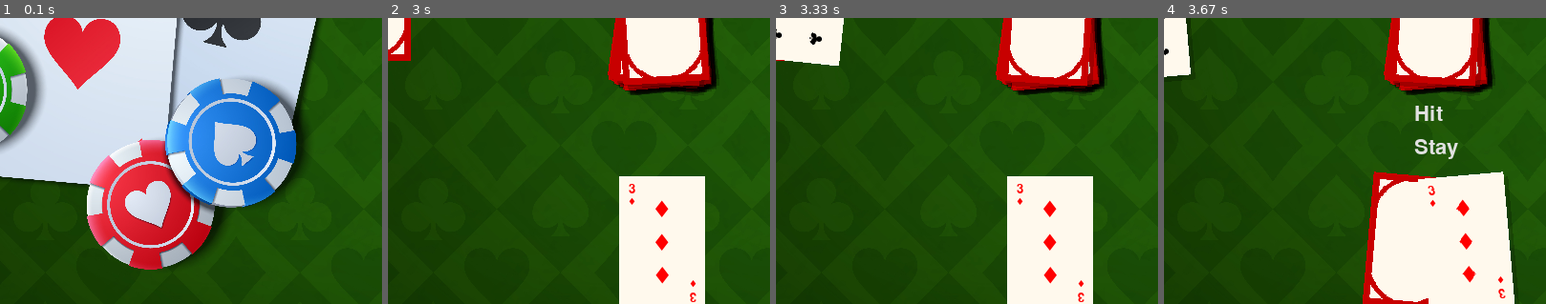
Above: before the commit, frames 1-4 (left to right).
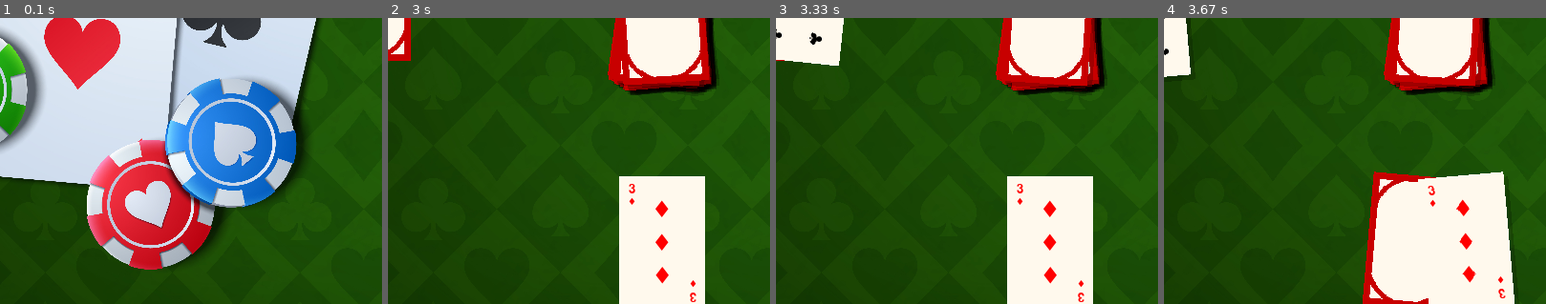
Above: after the commit, the same moments.

Repository: Julien-Audigier/Pygames
Game: pygame game, started from Blackjack/Blackjack.py
Two runs of this game, one before a commit and one after it. Both use one fixed random seed, a clock stepped at 60 frames per second and the inputs below.
Inputs (mouse positions are % of the whole screen's width and height, from its top left):
- Up to frame 1 (0.1 s): no input
- Up to frame 2 (3 s): press the mouse at (72, 39) at 0.37 s; move the mouse to (59, 31) at 0.47 s; release the mouse at (46, 23) at 0.6 s; tap Enter at 0.67 s
- Up to frame 3 (3.33 s): press the mouse at (72, 39) at 3.03 s; move the mouse to (57, 61) at 3.13 s; release the mouse at (43, 82) at 3.27 s
- Up to frame 4 (3.67 s): press the mouse at (72, 39) at 3.37 s; move the mouse to (49, 45) at 3.47 s; release the mouse at (26, 51) at 3.6 s
The pictures show only the part of the screen within x 14-64%, y 50-100%; the shares and areas given below are measured in that part.

Frames 1-3 are identical in both runs. In frame 4, 0.6% of the frame differs, in the area x 65-77%, y 30-50%.

Commit message:
Hello SNAKE

Diff:
--- a/Blackjack/Blackjack.py
+++ b/Blackjack/Blackjack.py
@@ -420,16 +420,26 @@
         self.surface = suit.draw(name, 0, 0, self.font_size, card_color=card_color, rotation=rotation)
         self.side = side
 
-    def draw(self, x = None, y = None, rotation=0, shadow=False, shadow_alpha=128, shadow_offset=(5, 5), hover:bool=False, hover_offset:float=6, front_hover:bool=False):
-        surface = self.surface[0]
-        self.x = x if x is not None else self.surface[1].centerx
-        self.y = y if y is not None else self.surface[1].centery
+    def draw(self, x = None, y = None, rotation=0, side=None, shadow=False, shadow_alpha=128, shadow_offset=(5, 5), hover:bool=False, hover_offset:float=6, front_hover:bool=False):
+        if side is None or side not in ["front", "back"]:
+            side = self.side
+
+        if side == "back":
+            name = None
+        else:
+            name = self.name
+
+        self.x = x if x is not None else self.x
+        self.y = y if y is not None else self.y
+
+        # Render the appropriate side each time we draw.
+        surface, rect = self.suit.draw(name, self.x, self.y, self.font_size, card_color=self.card_color, rotation=self.rotation)
         if rotation != 0:
             surface = pg.transform.rotate(surface, rotation)
 
-        card_rect = surface.get_rect(center=(x, y) if (x is not None and y is not None) else self.surface[1].center)
-
-        if (hover and not front_hover) or (hover and front_hover and self.side == "front"):
+        card_rect = surface.get_rect(center=(self.x, self.y))
+
+        if (hover and not front_hover) or (hover and front_hover and side == "front"):
             mouse_pos = pg.mouse.get_pos()
             if card_rect.collidepoint(mouse_pos):
                 w, h = surface.get_size()
@@ -620,6 +630,7 @@
 selected_card = None  # For moving clicked card to bottom right
 last_card = None  # To track the last card drawn for animation
 selected_card_size = 90
+hit_card = None
 #Settings
 settingsBackground = IMAGE("Blackjack/GreenBackground2.jpg", 0, 0, 800, 800)
 numDecks = 1
@@ -812,13 +823,23 @@
                             i.resize(20) #Just for insurance
                             decks[index].draw()
                     case "turns":
-                        if stayButton.is_clicked() and decks_turning <= 0:
+                        #Buttons
+                        if stayButton.is_clicked() and decks_turning <= 0 and deck_index > numAi:
                             deck_index+=1
                             decks_turning = 360/totalPlayers
+
+                        if hitButton.is_released() and decks_turning <= 0 and deck_index > numAi: #Player chooses to hit
+                                hit_card = gameDeck.pick_card()
+                                hit_card.side = "front"
+                                gameDeck.cards[-1] = "~"
+                                gameDeck.cards.remove("~")
+                                decks[deck_index].add_card(hit_card)
+
+                        #End Game
                         if deck_index+1 > len(decks): #Everyone played
                             play_mode = None #End Game
 
-                    # Apply rotation to all decks if turning is active
+                        # Apply rotation to all decks if turning is active
                         if decks_turning > 0:
                             selected_card = None  # Deselect any selected card during rotation
                             turned += 5 * deck_speed
@@ -841,7 +862,6 @@
                                 i.pos(xy[0],xy[1])
                             turned = 0
 
-
                         # Draw
                         gameDeck.draw(shadow=True, shadow_alpha=50)  # Draw the main deck in the center
                         for index, i in enumerate(decks): #Decks
@@ -849,9 +869,13 @@
                             exclude = [selected_card] if selected_card and selected_card in i.cards else []
                             if decks_turning > 0:
                                 i.draw_as_hand(deckEllipse, shadow=True, shadow_alpha=50, exclude_cards=exclude)  # Draw each deck as a hand with its current angle and shadow
-                            i.draw_as_hand(deckEllipse,shadow=True, shadow_alpha=50, hover=True, hover_offset = 20, front_hover=True, exclude_cards=exclude)  # Draw each deck as a hand with its current angle
+                            elif index == deck_index:
+                                i.draw_as_hand(deckEllipse,shadow=True, shadow_alpha=50, hover=True, hover_offset = 20, exclude_cards=exclude)  # Draw current deck with hover effect
+                            else:
+                                i.draw_as_hand(deckEllipse,shadow=True, shadow_alpha=50, hover=True, hover_offset = 20, front_hover=True, exclude_cards=exclude)  # Draw each deck as a hand with its current angle
+
                         #Buttons
-                        if decks_turning <= 0: #Only show buttons when not turning
+                        if decks_turning <= 0 and deck_index > numAi: #Only show buttons when not turning
                             hitButton.draw()
                             stayButton.draw()
 
@@ -861,7 +885,8 @@
                                     for card in deck.cards:
                                         if selected_card and card == selected_card:
                                             selected_card.resize(selected_card_size)
-                                        if card.side == "front" and card.is_clicked(mouse_click_pos):
+                                        # Only allow selecting front-facing cards, or current player's cards that should be visible
+                                        if (card.side == "front" or decks[deck_index].cards.count(card) >= 1 ) and card.is_clicked(mouse_click_pos): #Allow clicking on front cards in current deck
                                             last_card = selected_card
                                             if selected_card == card:
                                                 selected_card = None  # Deselect if the same card is clicked again
@@ -871,11 +896,11 @@
                                 mouse_click_pos = None  # Reset after handling
 
                         # Draw selected card at bottom right if exists
-                        if selected_card:
+                        if selected_card:  # Ensure the selected card is face up
                             selected_card.set_pos(690, 700)  # Bottom right position
                             selected_card.rotate(-selected_card.rotation)  # Reset rotation
                             selected_card.resize(selected_card_size)
-                            selected_card.draw(shadow=True, shadow_alpha=50)  # Draw selected card without additional hover effect
+                            selected_card.draw(shadow=True, shadow_alpha=50, side="front")  # Draw selected card without additional hover effect
                     case _:
                         mode = "menu"
             case "settings":
--- /dev/null
+++ b/Rocanmbio.py
@@ -0,0 +1,40 @@
+import pygame
+import os
+import random
+os.environ['SDL_AUDIODRIVER'] = 'dummy'
+pygame.init()
+
+def askList(list, question):
+    for item in list:
+        print(f"{list.index(item)+1}. {item}")
+    return (list[int(input(question+"    "))-1])
+
+aiPlay = ""
+plays = ["Rock", "Paper", "Scissors"]
+
+while True:
+    if input("Play? (Y or N)") == "Y":
+        aiPlay = plays[random.randint(0,2)]
+        playerPlay = askList(plays,"Which one?")
+        match aiPlay:
+            case "Rock":
+                if playerPlay == "Paper":
+                    print("player wins")
+                elif playerPlay == "Scissors":
+                    print("Ai wins")
+                else:
+                    print("tie")
+            case "Paper":
+                    if playerPlay == "Paper":
+                        print("tie")
+                    elif playerPlay == "Scissors":
+                        print("player wins")
+                    else:
+                        print("ai wins")
+            case "Scissors":
+                if playerPlay == "Paper":
+                    print("player losses")
+                elif playerPlay == "Scissors":
+                    print("tie")
+                else:
+                    print("player wins")
--- /dev/null
+++ b/Snake.py
@@ -0,0 +1,240 @@
+import pygame
+import os
+import random
+import time
+os.environ['SDL_AUDIODRIVER'] = 'dummy'
+pygame.init()
+pygame.display.init()
+BOARD_WIDTH, BOARD_HEIGHT = 13, 9
+SCREEN_VAR = 25
+
+screen = pygame.display.set_mode((BOARD_WIDTH * SCREEN_VAR, BOARD_HEIGHT * SCREEN_VAR))
+
+class TEXT:
+    def __init__(self, text, x, y, font_size=30, color=(0, 0, 0), hover_color=None,mode="center"):
+        if hover_color is None:
+            hover_color = color
+        self.text = text
+        self.x = x
+        self.y = y
+        self.start_color = color
+        self.hover_color = hover_color
+        self.deffont_size = font_size
+        self.font_size = font_size
+        # Create font and cache rendered surfaces to avoid recreating each frame
+        self.font = pygame.font.SysFont(None, font_size)
+        self.text_surface_start = self.font.render(text, True, color)
+        self.text_surface_hover = self.font.render(text, True, hover_color)
+        self.mode = mode
+        match mode:
+            case "center":
+                self.text_rect = self.text_surface_start.get_rect(center=(x, y))
+            case "topleft":
+                self.text_rect = self.text_surface_start.get_rect(topleft=(x, y))
+        self._last_hover = False
+        # Tracks whether a mouse press began while the cursor was over this text
+        self._pressed_inside = False
+
+    def is_clicked(self):
+        return self.text_rect.collidepoint(pygame.mouse.get_pos()) and pygame.mouse.get_pressed()[0]
+
+    def draw(self):
+        pos = pygame.mouse.get_pos()
+        hover = self.text_rect.collidepoint(pos)
+        # Only change rendering when hover state changes
+        if hover:
+            surf = self.text_surface_hover
+        else:
+            surf = self.text_surface_start
+        # Respect alignment mode set at creation
+        if getattr(self, 'mode', 'center') == 'topleft':
+            text_rect = surf.get_rect(topleft=(self.x, self.y))
+        else:
+            text_rect = surf.get_rect(center=(self.x, self.y))
+        # update stored rect so click detection stays accurate
+        self.text_rect = text_rect
+        screen.blit(surf, text_rect)
+
+    def change_text(self, new_text):
+        self.text = new_text
+        self.text_surface_start = self.font.render(new_text, True, self.start_color)
+        self.text_surface_hover = self.font.render(new_text, True, self.hover_color)
+        # Update rect to match new text size
+        if getattr(self, 'mode', 'center') == 'topleft':
+            self.text_rect = self.text_surface_start.get_rect(topleft=(self.x, self.y))
+        else:
+            self.text_rect = self.text_surface_start.get_rect(center=(self.x, self.y))
+
+    def is_released(self):
+        pos = pygame.mouse.get_pos()
+        pressed = pygame.mouse.get_pressed()[0]
+        hover = self.text_rect.collidepoint(pos)
+        # If mouse pressed while hovering, remember that press started here
+        if pressed and hover:
+            self._pressed_inside = True
+            return False
+        # If mouse was pressed on this widget and is now released, count it as a release
+        if (not pressed) and self._pressed_inside:
+            # reset state and only return True if cursor is still over the widget
+            self._pressed_inside = False
+            return hover
+        # Otherwise, no release event for this widget
+        return False
+
+    def move(self, x, y):
+        self.x =x
+        self.y = y
+        match self.mode:
+            case "center":
+                self.text_rect = self.text_surface_start.get_rect(center=(self.x, self.y))
+            case "topleft":
+                self.text_rect = self.text_surface_start.get_rect(topleft=(self.x, self.y))
+
+def printBoard(board,snake,food):
+    # enumerate gives us the actual row index (y) and row data
+    for y, row in enumerate(board):
+        # enumerate gives us the actual column index (x) and cell data
+        for x, cell in enumerate(row):
+            # Convert 0-based index to your 1-based coordinate system
+            xy = [x + 1, y + 1]
+
+            if snake.count(xy) > 0:
+                print(" ■ ", end="")
+            elif food.count(xy) > 0:
+                print(" ● ", end="")
+            else:
+                # Added 'else' so empty blocks don't print next to items
+                print(f" {cell} ", end="")
+        print()
+
+def showBoard(board,snake,food):
+    screen.fill((255, 255, 255))  # Clear the screen with white background
+    for y, row in enumerate(board):
+        for x, cell in enumerate(row):
+            xy = [x + 1, y + 1]
+            if (x + y) % 2 == 0:
+                    pygame.draw.rect(screen, (170, 215, 81), (x * SCREEN_VAR, y * SCREEN_VAR, SCREEN_VAR, SCREEN_VAR))  # Draw empty cell
+            else:
+                    pygame.draw.rect(screen, (162, 209, 73), (x * SCREEN_VAR, y * SCREEN_VAR, SCREEN_VAR, SCREEN_VAR))  # Draw empty cell
+            if snake.count(xy) > 0:
+                # Gradient color between head_color and tail_color based on segment position
+                head_color = (66, 133, 244)
+                tail_color = (150, 200, 255)  # lighter tail color (can be adjusted)
+                # find the index of this segment in the snake list
+                try:
+                    idx = snake.index(xy)
+                except ValueError:
+                    idx = 0
+                seg_count = len(snake)
+                if seg_count > 1:
+                    # position from head: 0=head, seg_count-1=tail
+                    pos_from_head = (seg_count - 1) - idx
+                    t = pos_from_head / (seg_count - 1)
+                else:
+                    t = 0.0
+                # linear interpolation between head_color (t=0) and tail_color (t=1)
+                color = tuple(int(head_color[i] * (1 - t) + tail_color[i] * t) for i in range(3))
+                pygame.draw.rect(screen, color, (x * SCREEN_VAR, y * SCREEN_VAR, SCREEN_VAR, SCREEN_VAR))  # Draw snake segment
+            elif food.count(xy) > 0:
+                # Draw food as a circle centered in the cell
+                center = (x * SCREEN_VAR + SCREEN_VAR // 2, y * SCREEN_VAR + SCREEN_VAR // 2)
+                radius = SCREEN_VAR // 2 - 3
+                pygame.draw.circle(screen, (255, 0, 0), center, radius)
+    pygame.display.flip()  # Update the display
+
+def genBoard(length,height):
+    board = []
+    for i in range(0,height):
+        board.append([])
+    for row in board:
+        for i in range(0,length):
+            row.append("□")
+    return board
+
+#seqment = "■"
+#food = "●"
+
+#Buttons:
+StartButton = TEXT("Start", BOARD_WIDTH * SCREEN_VAR // 2, BOARD_HEIGHT * SCREEN_VAR // 2, font_size=50, color=(0, 0, 0), hover_color=(255, 0, 0))
+
+clock = pygame.Clock()
+tickrate = 60
+mode = "Menu"
+running = True
+movement = [0, 0]
+
+while running:
+    #Movement Detection
+    for event in pygame.event.get():
+        if event.type == pygame.QUIT:
+                running = False
+        if event.type == pygame.KEYDOWN:
+            if event.key == pygame.K_UP and movement != [0, 1]:
+                movement = [0, -1]
+            elif event.key == pygame.K_DOWN and movement != [0, -1]:
+                movement = [0, 1]
+            elif event.key == pygame.K_LEFT and movement != [1, 0]:
+                movement = [-1, 0]
+            elif event.key == pygame.K_RIGHT and movement != [-1, 0]:
+                movement = [1, 0]
+
+    match mode:
+        case "Menu":
+            screen.fill((255, 255, 255))  # Clear the screen with white background
+            StartButton.draw()
+            if StartButton.is_released():
+                mode = "SetVars"
+        case "SetVars":
+            board = genBoard(BOARD_WIDTH, BOARD_HEIGHT)
+            snake = [[8,5],[7,5],[6,5]]
+            food = []
+            for i in range(10): #Make Food
+                for i in range(1000):
+                    food.append([random.randint(1, BOARD_WIDTH), random.randint(1, BOARD_HEIGHT)])
+                    if food[-1] in snake or food[-1] in food[:-1]:
+                        food.pop()
+                    else:
+                        break
+            movement=[0,0]
+            firstMove = True
+            tickrate = 7
+            mode = "Game"
+        case "Game":
+            #Movement:
+            if movement != [0, 0]:
+                if firstMove and movement == [1, 0]:
+                    snake.reverse()
+                current_head = snake[-1]
+                new_head = [current_head[0] + movement[0], current_head[1] + movement[1]]
+                snake.append(new_head)
+                if new_head in food:
+                    food.remove(new_head)
+                    for i in range(100):
+                        food.append([random.randint(1, BOARD_WIDTH), random.randint(1, BOARD_HEIGHT)])
+                        if food[-1] in snake or food[-1] in food[:-1]:
+                            food.pop()
+                        else:
+                            break
+                elif new_head in snake[:-1] or new_head[0] < 1 or new_head[0] > BOARD_WIDTH or new_head[1] < 1 or new_head[1] > BOARD_HEIGHT:
+                    mode = "GameOver"
+                else:
+                    snake.pop(0)
+                head = snake[-1]
+                firstMove = False
+
+            #Display:
+            showBoard(board, snake, food)
+        case "GameOver":
+            StartButton.change_text("Play Again")
+            tickrate = 60
+            time.sleep(0.5)
+            mode = "Menu"
+        case "Win":
+            pass
+        case "Settings":
+            pass
+
+    pygame.display.flip()
+    clock.tick(tickrate)
+
+pygame.quit()
